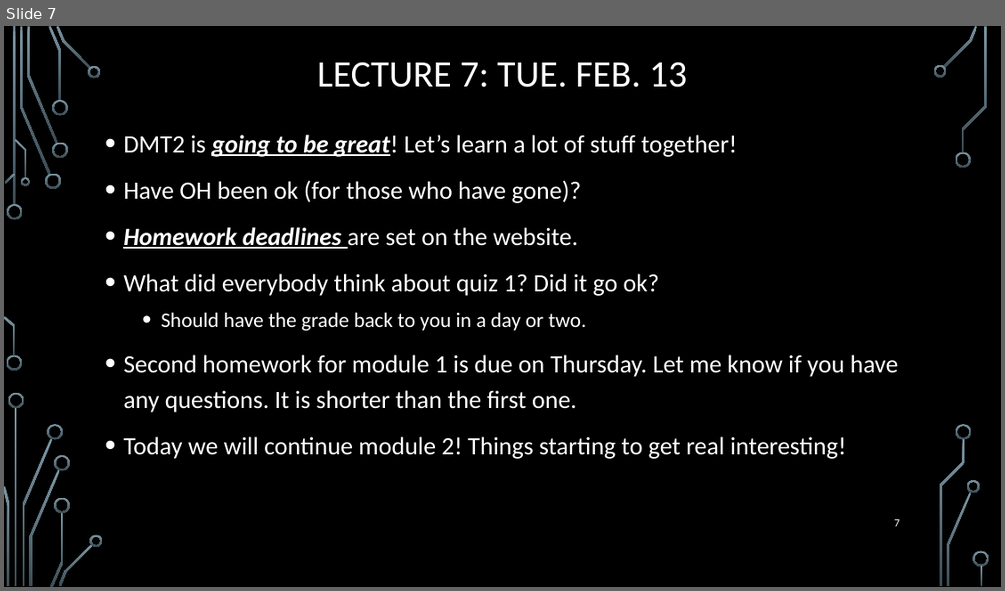
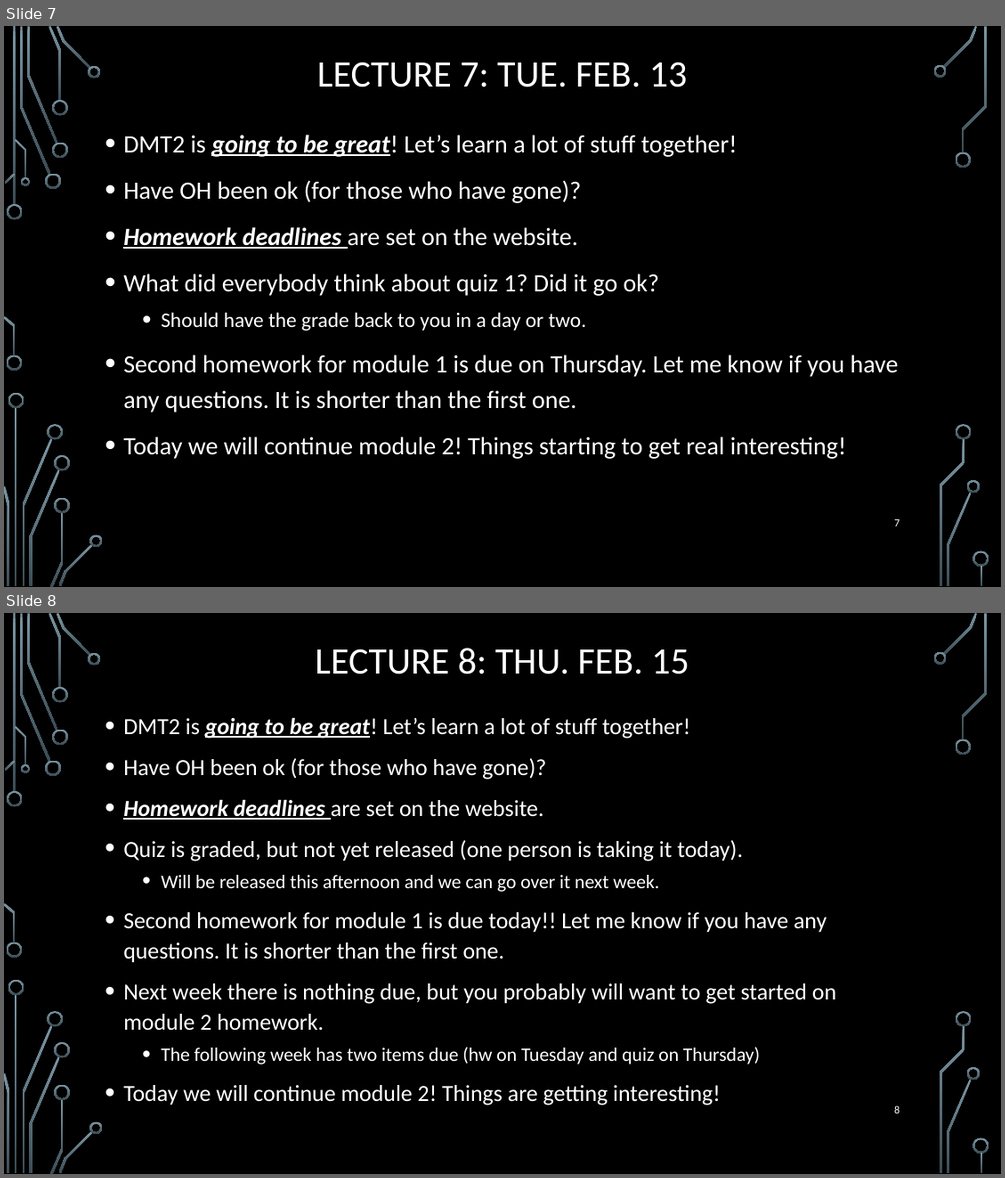
Before and after one commit to markfloryan/dmt2, a slide deck: slides/00-DailyAnnouncements.pptx. Shown one above the other, each under a label of ours: slide 7 before the commit, slides 7 and 8 after it. The pictures are 1005x591 and 1005x1178 pixels, drawn with LibreOffice and Linux fonts; fonts in the diff are those of the drawing; background and template pictures are left out. Boxes give left, top, right and bottom in pixels: in the first picture for what was removed or moved away, otherwise in the second. Text is boxed around its words. In the diff, an @@ line names an element or a change of style, - is before the commit and + after.

Commit message:
polish for lecture

```diff
--- a/slides/00-DailyAnnouncements.pptx
+++ b/slides/00-DailyAnnouncements.pptx
@@ slide 8 added at (4,613,1001,1174), background picture (left out); not listed: 36 template elements that a slide beside it also shows @@
@@ title added at (315,648,689,674), 36 pt, text #FFFFFF @@
+LECTURE 8: THU. FEB. 15
@@ text added at (123,717,836,1105), 22.2 pt, text #FFFFFF @@
+• DMT2 is going to be great! Let’s learn a lot of stuff together!
+• Have OH been ok (for those who have gone)?
+• Homework deadlines are set on the website.
+• Quiz is graded, but not yet released (one person is taking it today).
+  • Will be released this afternoon and we can go over it next week.
+• Second homework for module 1 is due today!! Let me know if you have any questions. It is shorter than the first one.
+• Next week there is nothing due, but you probably will want to get started on module 2 homework.
+  • The following week has two items due (hw on Tuesday and quiz on Thursday)
+• Today we will continue module 2! Things are getting interesting!
@@ page number added at (894,1105,899,1113), 10.5 pt, text #FFFFFF @@
+8
```
Also in this commit, not shown: 2 other files.
